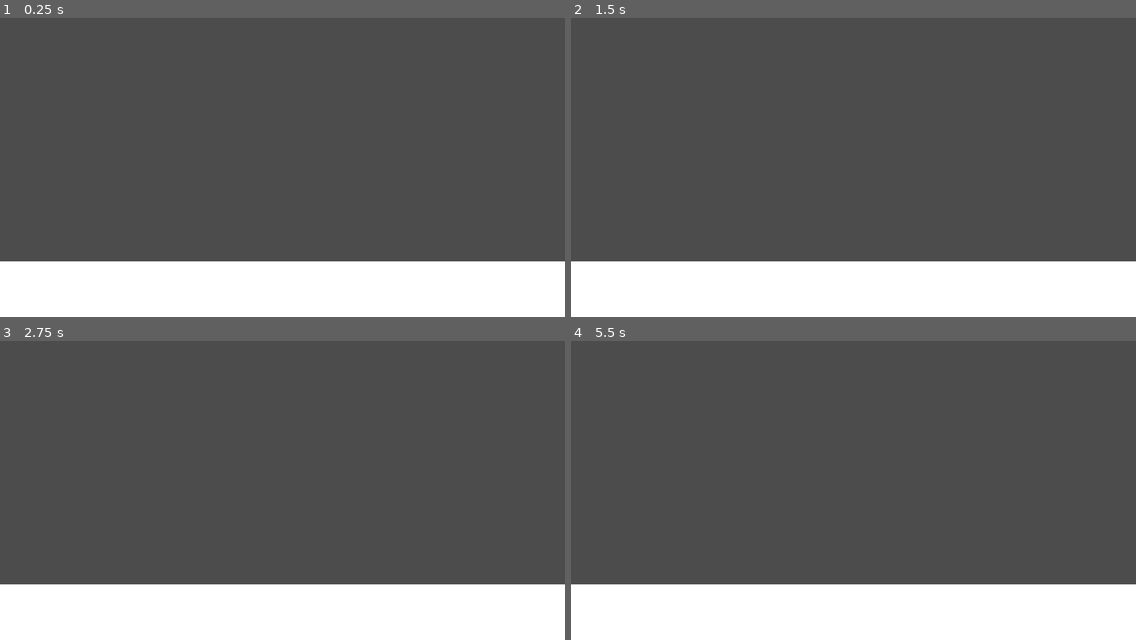
Above: before the commit, frames 1-4 (two rows, left to right).
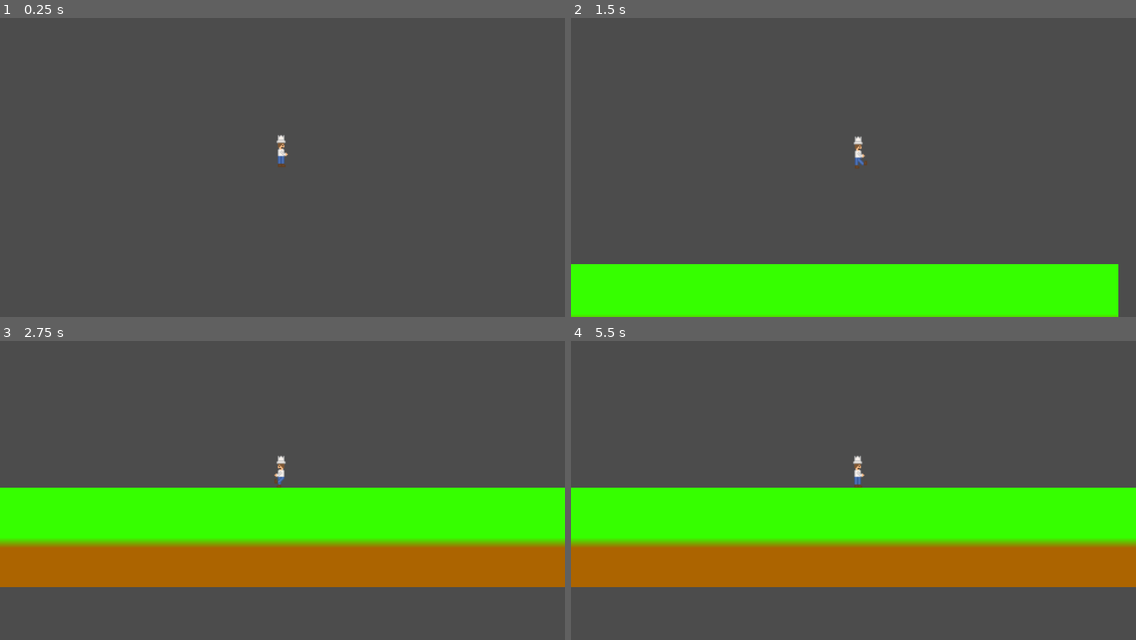
Above: after the commit, the same moments.

Repository: Robo0890/Bread-Game
Game: Godot game, scene res://Levels/Level 1.tscn
The game is run twice, just before and just after one commit, with the same random seed, the same clock (stepped at 60 frames per second) and the same inputs. The project has no main scene, so this scene is started directly.
Inputs:
- Up to frame 1 (0.25 s): no input
- Up to frame 2 (1.5 s): tap Enter (ui_accept) at 0.5 s; hold D (PlayerRight) from 0.53 s (still down); tap Space (PlayerJump) at 0.77 s
- Up to frame 3 (2.75 s): tap Space (PlayerJump) at 1.52 s; release D (PlayerRight) at 2.03 s; hold A (PlayerLeft) from 2.03 s (still down)
- Up to frame 4 (5.5 s): tap Space (PlayerJump) at 3.02, 3.77, 4.52 s; release A (PlayerLeft) at 4.28 s; hold D (PlayerRight) from 4.28 s (still down)

The runs differ from the first frame. In frame 1, 19% of the frame differs, in the area x 0-100%, y 39-100%; in frame 2, 19%; in frame 3, 51%; in frame 4, 51%, in the area x 0-100%, y 38-100%.

Commit message:
Test Demo thingy

Diff:
--- a/Levels/Level 1.tscn
+++ b/Levels/Level 1.tscn
@@ -3,37 +3,34 @@
 [ext_resource path="res://Player.tscn" type="PackedScene" id=1]
 
 [sub_resource type="Gradient" id=1]
-offsets = PoolRealArray( 0.264516 )
-colors = PoolColorArray( 1, 1, 1, 1 )
+offsets = PoolRealArray( 0.503226, 0.606452 )
+colors = PoolColorArray( 0.21875, 1, 0, 1, 0.679688, 0.398254, 0, 1 )
 
 [sub_resource type="GradientTexture" id=2]
 gradient = SubResource( 1 )
 
 [sub_resource type="RectangleShape2D" id=3]
-extents = Vector2( 424, 48 )
+extents = Vector2( 424, 45.6128 )
 
 [node name="Level 1" type="Node2D"]
 
 [node name="Player" parent="." instance=ExtResource( 1 )]
 position = Vector2( 480, 48 )
 
-[node name="Camera2D" type="Camera2D" parent="Player"]
-position = Vector2( -24, 296 )
-z_as_relative = false
-current = true
-zoom = Vector2( 0.3, 0.3 )
-process_mode = 0
-limit_smoothed = true
-smoothing_enabled = true
+[node name="Camera2D" parent="Player" index="1"]
+zoom = Vector2( 0.5, 0.5 )
 
 [node name="StaticBody2D" type="StaticBody2D" parent="."]
 position = Vector2( 480, 448 )
 
 [node name="Sprite" type="Sprite" parent="StaticBody2D"]
-position = Vector2( 96, 3.60684 )
-scale = Vector2( 0.429688, 96 )
+position = Vector2( 95.3848, 3.77978 )
+rotation = 1.5708
+scale = Vector2( 0.0441718, 849.7 )
 texture = SubResource( 2 )
 
 [node name="CollisionShape2D" type="CollisionShape2D" parent="StaticBody2D"]
-position = Vector2( 104, 8 )
+position = Vector2( 95.3847, 4.25424 )
 shape = SubResource( 3 )
+
+[editable path="Player"]
--- a/Player.tscn
+++ b/Player.tscn
@@ -1,10 +1,10 @@
 [gd_scene load_steps=7 format=2]
 
 [ext_resource path="res://Scripts/Player.gd" type="Script" id=1]
-[ext_resource path="res://Chef.PNG" type="Texture" id=2]
+[ext_resource path="res://Chef.png" type="Texture" id=2]
 
 [sub_resource type="RectangleShape2D" id=1]
-extents = Vector2( 24, 24 )
+extents = Vector2( 8, 16 )
 
 [sub_resource type="Animation" id=2]
 resource_name = "Idle"
@@ -86,6 +86,7 @@
 script = ExtResource( 1 )
 
 [node name="CollisionShape2D" type="CollisionShape2D" parent="Player"]
+position = Vector2( 0, -4.40129 )
 shape = SubResource( 1 )
 
 [node name="Sprite" type="Sprite" parent="Player"]
@@ -98,3 +99,6 @@
 anims/Idle = SubResource( 2 )
 anims/WalkLeft = SubResource( 3 )
 anims/WalkRight = SubResource( 4 )
+
+[node name="Camera2D" type="Camera2D" parent="."]
+current = true
--- a/Scripts/Player.gd
+++ b/Scripts/Player.gd
@@ -10,7 +10,7 @@
 var movement = Vector2()
 
 func _physics_process(delta):
-
+	get_parent().get_child(1).position = position
 
 	if Input.is_action_pressed("PlayerLeft"):
 
Not shown, changed: Chef.PNG.import
